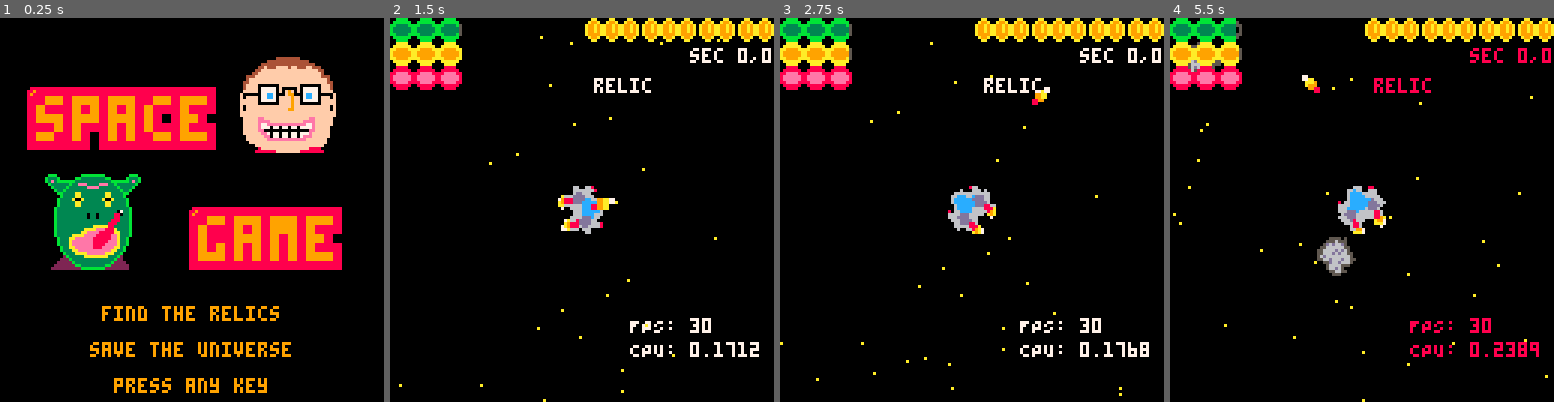
Above: before the commit, frames 1-4 (left to right).
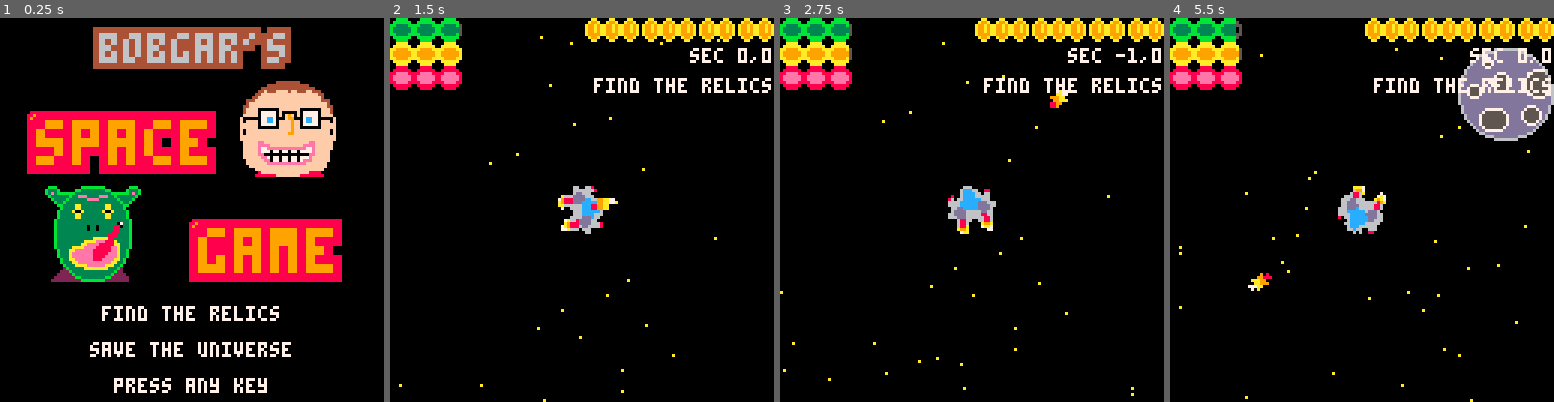
Above: after the commit, the same moments.

Repository: bobgar/pico-jam
Game: PICO-8 cartridge pico-jam.p8
Two runs of this game, one before a commit and one after it. Both use one fixed random seed, a clock stepped at 60 frames per second and the inputs below.
Inputs:
- Up to frame 1 (0.25 s): no input
- Up to frame 2 (1.5 s): tap O (Z key) at 0.33, 0.7, 1.43 s; tap X (X key) at 1.07 s
- Up to frame 3 (2.75 s): hold Left 1.97-2.37 s; tap X (X key) at 2.07, 2.4, 2.73 s; tap O (Z key) at 2.22 s; hold Down from 2.42 s (still down)
- Up to frame 4 (5.5 s): release Down at 2.82 s; hold Right 2.87-3.53 s; tap X (X key) every 0.33 s from 3.07 to 5.4 s; tap O (Z key) at 3.1, 3.98, 4.87 s; hold Up 3.58-4.08 s; hold Right 4.13-4.53 s; hold Down 4.58-5.08 s; hold Left from 5.13 s (still down)

The runs differ from the first frame. In frame 1, 29% of the frame differs, in the area x 7-90%, y 2-98%; in frame 2, 1.4%; in frame 3, 3.1%; in frame 4, 8.7%.

Commit message:
V1.0 -- what I submitted at end of game jam

Diff:
--- a/gameoverscreen.lua
+++ b/gameoverscreen.lua
@@ -2,6 +2,7 @@
     interactcooldown = 30
     _update = gameoverscreenupdate
     _draw = gameoverscreendraw
+    sfx(12)
 end
 
 function gameoverscreendraw()
@@ -12,6 +13,7 @@
     --sspr(1*32,32,32,32,80,13,32,32)
     --sspr(2*32,32,32,32,15,52,32,32)
     --bigprint("you win!",32,96,9,8,2)
+    color(7)
     printcentered("press any key", 120)
 end
 
@@ -19,5 +21,6 @@
     if interactcooldown > 0 then interactcooldown-=1 end
     if ibtn(🅾️) or ibtn(❎) then
         splashscreeninit()
+        sfx(15)
     end
 end
--- a/helpers.lua
+++ b/helpers.lua
@@ -72,3 +72,7 @@
 function printcentered(text, y)
 	print(text, 64 - #text*2, y)
 end
+
+function rndi(limit)
+  return 1+flr(rnd(limit))
+end
--- a/planetscreen.lua
+++ b/planetscreen.lua
@@ -6,7 +6,9 @@
     if cursorloc == maxcursorloc then
       _update = updatespace
       _draw = drawspace
+      sfx(11)
     elseif cursorloc == 0 and curinteractible.rumor != nil then
+      sfx(09)
       lastsaid = "You should check sector " .. relics[curinteractible.rumor].x .. ',' .. relics[curinteractible.rumor].y
     else
       local i=cursorloc
@@ -14,12 +16,14 @@
       --printh(i .. ' type ' .. curinteractible.shop[i].type .. ' cost ' .. curinteractible.shop[i].cost)
       --TODO find a more clever way to do this.
       if curinteractible.shop[i].cost <= money then
-        if curinteractible.shop[i].type == 'food' and food < maxfood then food = min(food+1, maxfood) money -= curinteractible.shop[i].cost end
-        if curinteractible.shop[i].type == 'fuel' and fuel < maxfuel then fuel = min(fuel+1, maxfuel) money -= curinteractible.shop[i].cost end
-        if curinteractible.shop[i].type == 'health' and health < maxhealth then health = min(health+1, maxhealth) money -= curinteractible.shop[i].cost end
-        if curinteractible.shop[i].type == 'foodupgrade' then maxfood+=1 food = min(food+1, maxfood) money -= curinteractible.shop[i].cost end
-        if curinteractible.shop[i].type == 'fuelupgrade' then maxfuel+=1 fuel = min(fuel+1, maxfuel) money -= curinteractible.shop[i].cost end
-        if curinteractible.shop[i].type == 'healthupgrade' then maxhealth+=1 health = min(health+1, maxhealth) money -= curinteractible.shop[i].cost end
+        local bought = false
+        if curinteractible.shop[i].type == 'food' and food < maxfood then food = min(food+1, maxfood) money -= curinteractible.shop[i].cost bought=true end
+        if curinteractible.shop[i].type == 'fuel' and fuel < maxfuel then fuel = min(fuel+1, maxfuel) money -= curinteractible.shop[i].cost bought=true end
+        if curinteractible.shop[i].type == 'health' and health < maxhealth then health = min(health+1, maxhealth) money -= curinteractible.shop[i].cost bought=true end
+        if curinteractible.shop[i].type == 'foodupgrade' then maxfood+=1 food = min(food+1, maxfood) money -= curinteractible.shop[i].cost bought=true end
+        if curinteractible.shop[i].type == 'fuelupgrade' then maxfuel+=1 fuel = min(fuel+1, maxfuel) money -= curinteractible.shop[i].cost bought=true end
+        if curinteractible.shop[i].type == 'healthupgrade' then maxhealth+=1 health = min(health+1, maxhealth) money -= curinteractible.shop[i].cost bought=true end
+        if bought then sfx(08) end
       end
     end
   end
--- a/space.lua
+++ b/space.lua
@@ -19,7 +19,7 @@
   vy=0
   vs=.3
   rs=.0025
-  rd=0.95
+  rd=0.9
   damp=0.95
   r=0
   rv=0
@@ -34,6 +34,9 @@
   sinr = 0
   cosr = 0
   stars = {}
+  smk = {}
+  coins = {}
+  damagedlastframe = false
   curinteractible = nil
   for i=0, 500 do
     stars[i] = {x=rndi(sectorsize),y=rndi(sectorsize)}
@@ -74,10 +77,22 @@
   if interactcooldown > 0 then interactcooldown-=1 end
   if (btn(⬅️)) then rv-=rs end
   if (btn(➡️)) then rv+=rs end
-  if (btn(⬆️) and fuel >= 0) then vy-=cos(r)*vs vx-=sin(r)*vs fuel -= fuelburnrate end
-  if (btn(⬇️) and fuel >= 0) then vy+=cos(r)*vs vx+=sin(r)*vs fuel -= fuelburnrate end
+  if (btn(⬆️) and fuel > 0) then
+    sfx(01)
+    vy-=cos(r)*vs vx-=sin(r)*vs
+    fuel -= fuelburnrate
+    if fuel < 0 then fuel = 0 end
+  end
+  if (btn(⬇️) and fuel > 0) then
+    sfx(01)
+    vy+=cos(r)*vs
+    vx+=sin(r)*vs
+    fuel -= fuelburnrate
+    if fuel < 0 then fuel = 0 end
+  end
   if (ibtn(❎) and curinteractible != nil) then
     if curinteractible.type == "planet" then
+      sfx(10)
       _update=updateplanet
       _draw=drawplanet
       lastsaid="hello"
@@ -87,6 +102,7 @@
     elseif curinteractible.type == "relic" then
       curinteractible.found = true
       local allfound = true
+      sfx(02)
       for r in all(relics) do
         if not r.found then allfound = false end
       end
@@ -142,7 +158,11 @@
   updateasteroids()
 
   if #enemies < 3 and rnd() < .0005 * sqrt(vecmag(location.sectorx, location.sectory)) then spawnenemy() end
+  --if #enemies < 3 and rnd() < .005 then spawnenemy() end
   updateenemies()
+
+  updateexp()
+  updatecoins()
 end
 
 function spawnenemybullet(e)
@@ -154,6 +174,7 @@
 end
 
 function spawnplayerbullet()
+  sfx(00)
     timeSinceFire = 0
     local bvx = -sin(r)*bulletspeed
     local bvy = -cos(r)*bulletspeed
@@ -196,6 +217,30 @@
             e.health -= 1
             if e.health <= 0 then
               add(enemytoremove, e)
+              spawnexp(e.x,e.y,e.sx,e.sy)
+              spawncoins(e.x,e.y,e.sx,e.sy,e.value)
+              sfx(04)
+            else
+              sfx(05)
+            end
+          end
+        end
+      end
+
+      for a in all(asteroids) do
+        --For bullets we assume they're in the same sector
+        --it wouldn't be hard to translate them into the same sector for vec comparison,
+        --but I think this is good enough
+        if a.sx == b.sx and a.sy == b.sy then
+          local mag = vecmag(b.x-a.x, b.y-a.y)
+          if mag < 12 then
+            add(bullettoremove, b)
+            a.health -= 1
+            if a.health <= 0 then
+              del(asteroids, a)
+              spawnexp(a.x,a.y,a.sx,a.sy)
+              spawncoins(a.x,a.y,a.sx,a.sy,a.value)
+              sfx(04)
             end
           end
         end
@@ -208,10 +253,7 @@
       mag = vecmag(64 - x, 64 - y)
       if mag < 8 then
         add(bullettoremove, b)
-        health -= 1
-        if health <= 0 then
-          gameoverscreeninit()
-        end
+        damageplayer(1)
       end
     end
   end
@@ -240,7 +282,7 @@
   local sprite = 140
   add(enemies, {x=x,y=y,r=r,vx=rnd()*2-1, vy=rnd()*2-1, rv=rnd()*.01, r=r,
   sx=location.sectorx, sy=location.sectory, type="enemy", name="bandit",
-  sprite=sprite, health=1,
+  sprite=sprite, health=1, value=rndi(5),
   timesincefire=0, firerate=30, bulletspeed=bulletspeed,
   damp=.9, accel=.15
 })
@@ -253,7 +295,7 @@
   local sprite = 138
   add(enemies, {x=x,y=y,r=r,vx=rnd()*2-1, vy=rnd()*2-1, rv=rnd()*.01, r=r,
   sx=location.sectorx, sy=location.sectory, type="enemy", name="guardian",
-  sprite=sprite, health=3,
+  sprite=sprite, health=3, value=3,
   timesincefire=0, firerate=30, bulletspeed=bulletspeed*1.5,
   damp=.9, accel=.075
 })
@@ -279,6 +321,7 @@
     if m < 64 and e.timesincefire >= e.firerate then
       e.timesincefire = 0
       spawnenemybullet(e)
+      sfx(07)
     end
 
     if m > 48 then
@@ -317,27 +360,20 @@
 end
 
 function spawnasteroid()
-  printh("asteroid spawned")
   local r = rnd()
   local x = location.x+64 + sin(r) * 200
   local y = location.y+64 + cos(r) * 200
   local value = rndi(3)
   local sprite = 64
   if value == 2 then sprite = 66 elseif value == 3 then sprite = 96 end
-  add(asteroids, {x=x,y=y,r=r,vx=rnd()*2-1, vy=rnd()*2-1, rv=rnd()*.01, sx=location.sectorx, sy=location.sectory, type="asteroid", value=value, sprite=sprite})
+  add(asteroids, {x=x,y=y,r=r,vx=rnd()*2-1, vy=rnd()*2-1, rv=rnd()*.01, sx=location.sectorx, sy=location.sectory, type="asteroid", value=value, health=1, sprite=sprite})
 end
 
 function updateasteroids()
-  local toremove = {}
   for a in all(asteroids) do
     a.r += a.rv
     moveincludingsectors(a)
-    if abs(a.sx - location.sectorx) + abs(a.sy - location.sectory) >= 3 then add(toremove, a) end
-  end
-
-  for a in all(toremove) do
-    printh("asteroid removed")
-    del(asteroids, a)
+    if abs(a.sx - location.sectorx) + abs(a.sy - location.sectory) >= 3 then del(asteroids, a)  end
   end
 end
 
@@ -351,22 +387,32 @@
       rspr(sid.x,sid.y,x-8,y-8,a.r,2)
       mag = vecmag(64 - x, 64 - y)
       if mag < 16 and a.value > 0 then
-        curinteractible = a
-        rspr(32,80,x-8,y-8,a.r,2)
-      end
-    end
-
+        --curinteractible = a
+        --rspr(32,80,x-8,y-8,a.r,2)
+        damageplayer(1)
+        spawnexp(a.x,a.y,a.sx,a.sy)
+        del(asteroids, a)
+        sfx(04)
+      end
+    end
   end
 end
 
 
 function drawspace()
-  cls()
+  if damagedlastframe then
+    cls(8)
+    damagedlastframe = false
+  else
+    cls()
+  end
   drawstars()
   drawplanets()
   drawrelic()
   drawenemies()
   drawasteroids()
+  drawcoins()
+  drawexp()
 
   --draw ship
   rspr(8,0,64-8,64-8,r,2)
@@ -400,7 +446,7 @@
       --if debug then pset(x,y,14) end
       mag = vecmag(64 - x, 64 - y)
       --if x >= 40 and x <= 72 and y >= 40 and y<=72 then
-      print(mag, 0,100)
+      --print(mag, 0,100)
       if mag < 24 then
         --printh("You win")
         sspr(loc.x, loc.y,16,16,x-20, y-20, 40,40)
@@ -512,17 +558,20 @@
       planets[i]['shop'][2] = {type="fuel", cost=rndi(3)}
       planets[i]['shop'][3] = {type="health", cost=rndi(3)}
     elseif(planettype == 2) then
-      if rnd() < .25 then planets[i]['rumor'] = rndi(#relics) end
-      planets[i]['shop'] = addshopitems({{prob=0.5, item={type="fuel", cost=rndi(3)}},
+      if rnd() < .35 then planets[i]['rumor'] = rndi(#relics) end
+      planets[i]['shop'] = addshopitems({
+      {prob=1.1, item={type="food",cost=rndi(3)}},
+      {prob=0.5, item={type="fuel",cost=rndi(3)}},
       {prob=0.5, item={type="fuelupgrade", cost=rndi(3)+2}},
       {prob=0.5, item={type="foodupgrade", cost=rndi(3)+2}}})
       --planets[i]['shop'][1] = {type="fuel", cost=1}
     elseif(planettype == 3) then
-      if rnd() < .75 then planets[i]['rumor'] = rndi(#relics) end
-      planets[i]['shop'] = addshopitems(
-        {{prob=0.5, item={type="health", cost=rndi(3)}},
+      if rnd() < .65 then planets[i]['rumor'] = rndi(#relics) end
+      planets[i]['shop'] = addshopitems({
+        {prob=1.1, item={type="health", cost=rndi(3)}},
+        {prob=0.5, item={type="fuel",cost=rndi(3)}},
         {prob=0.5, item={type="fuelupgrade", cost=rndi(3)+2}},
-         {prob=0.5, item={type="healthupgrade", cost=rndi(3)+2}}})
+        {prob=0.5, item={type="healthupgrade", cost=rndi(3)+2}}})
     end
     i+=1
   end
@@ -530,15 +579,87 @@
 
 function addshopitems(itemprobtable)
   local shop={}
-  local k = 0
 
   for sp in all(itemprobtable) do
-    if rnd() < sp.prob then shop[k] = sp.item k+=1 end
+    if rnd() <= sp.prob then add(shop, sp.item) end
   end
 
   return shop
 end
 
-function rndi(limit)
-  return 1+flr(rnd(limit))
-end
+
+function drawexp()
+    for p in all(smk) do
+        local x = p.x - location.x + (p.sx - location.sectorx) * sectorsize
+        local y = p.y - location.y + (p.sy - location.sectory) * sectorsize
+        circfill(x,y,p.rad,p.clr)
+    end
+end
+
+function spawnexp(x, y, sx,sy)
+    for i=1,20 do
+        add(smk,{x=x,y=y,sx=sx, sy=sy,
+            dx=rnd(2)-1,dy=rnd(2)-1,
+            rad=5,act=60,
+            clr=rnd({5,6,7,13})})
+    end
+end
+
+function updateexp()
+    for p in all(smk) do
+        p.x+=p.dx*0.5
+        p.y+=p.dy*0.5
+        p.act-=1
+        if p.act<45 then p.rad=4 end
+        if p.act<30 then p.rad=3 end
+        if p.act<15 then p.rad=2 end
+        if p.act<5 then p.rad=1 end
+        if p.act<0 then
+            del(smk,p)
+        end
+    end
+end
+
+function spawncoins(x,y,sx,sy,value)
+  for i=1,value do
+    local r = rnd()
+    local vx = sin(r)
+    local vy = cos(r)
+    local cx = x + vx * 16
+    local cy = y + vy * 16
+    add(coins,{x=x,y=y,sx=sx, sy=sy,vx=vx,vy=vy})
+  end
+end
+
+function updatecoins()
+  for c in all(coins) do
+    c.x += c.vx
+    c.y += c.vy
+    c.vx *=.96
+    c.vy *=.96
+    if abs(c.sx - location.sectorx) + abs(c.sy - location.sectory) >= 3 then del(coins,c) end
+  end
+end
+
+function drawcoins()
+    for c in all(coins) do
+        local x = c.x - location.x + (c.sx - location.sectorx) * sectorsize
+        local y = c.y - location.y + (c.sy - location.sectory) * sectorsize
+        spr(49,x,y)
+        mag = vecmag(64 - x-4, 64 - y-4)
+        if mag < 16 then
+          money+=1
+          del(coins, c)
+          sfx(06)
+        end
+    end
+end
+
+function damageplayer(d)
+  sfx(03)
+  health -= d
+  damagedlastframe= true
+  if health <= 0 then
+    gameoverscreeninit()
+  end
+end
--- a/splashscreen.lua
+++ b/splashscreen.lua
@@ -10,28 +10,30 @@
         _update = updatespace
         _draw = drawspace
         spaceinit()
+        sfx(15)
     end
 end
 
 function splashscreendraw()
     cls()
-    bigprint("space",10,24,9,8,3)
-    bigprint("game",64,64,9,8,3)
-    sspr(1*32,32,32,32,80,13,32,32)
-    sspr(2*32,32,32,32,15,52,32,32)
-
+    bigprint("bobgar's",64- #"bobgar's" * 4,4,6,4,2)
+    --print("bobgar's", 64- #"bobgar's" * 2, 0)
+    bigprint("space",10,32,9,8,3)
+    bigprint("game",64,68,9,8,3)
+    sspr(1*32,32,32,32,80,21,32,32)
+    sspr(2*32,32,32,32,15,56,32,32)
+    color(7)
     printcentered("find the relics", 96)
     printcentered("save the universe", 108)
     printcentered("press any key", 120)
 end
 
 function _init()
-
     splashscreeninit()
     --winscreeninit()
     --gameoverscreeninit()
 
-    debug=true
+    debug=false
     palt(0,true)
 
     interactcooldown = 0
--- a/ui.lua
+++ b/ui.lua
@@ -1,20 +1,37 @@
 function drawui()
+  color(7)
   drawuibar(0,0,32,48,food,maxfood)
   drawuibar(0,8,33,48,fuel,maxfuel)
   drawuibar(0,16,34,48,health,maxhealth)
   drawsizeconstrainedcountuibar( max(128-money*8,64)  ,0,49,money, 64)
   secstring = "sec " .. location.sectorx .. ',' .. location.sectory
   print(secstring ,128 - #secstring * 4,10)
-  print("relic", 128 - #"relic"*4 - 40, 20)
-  drawrelicui()
+
+  if not relicactivated then
+    drawrelicui()
+  end
 end
 
 function drawrelicui()
-    local i = 0
-    for r in all(relics) do
-        if r.found then spr(r.sprite, 120 - i*10, 20) end
+  relicsfound = 0
+  for r in all(relics) do
+    if r.found then relicsfound+=1 end
+  end
+
+  if relicsfound == 0 then
+    local s = "find the relics"
+    print(s, 128 - #s*4, 20)
+    return
+  end
+
+  print("relic", 128 - #"relic"*4 - 10 * relicsfound, 20)
+  local i = 0
+  for r in all(relics) do
+      if r.found then
+        spr(r.sprite, 120 - i*10, 20)
         i+=1
-    end
+      end
+  end
 end
 
 function drawdebugui()
--- a/winscreen.lua
+++ b/winscreen.lua
@@ -2,6 +2,9 @@
     interactcooldown = 30
     _update = winscreenupdate
     _draw = winscreendraw
+    particles = {}
+    firecounter = 30
+    sfx(13)
 end
 
 function winscreendraw()
@@ -11,12 +14,110 @@
     sspr(1*32,32,32,32,80,13,32,32)
     sspr(2*32,32,32,32,15,52,32,32)
     bigprint("you win!",32,96,9,8,2)
+    color(7)
     printcentered("press any key", 120)
+
+    drawparticles()
 end
 
 function winscreenupdate()
     if interactcooldown > 0 then interactcooldown-=1 end
     if ibtn(🅾️) or ibtn(❎) then
         splashscreeninit()
+        sfx(15)
     end
+
+    firecounter-=1
+    if firecounter ==10 then
+        boom(rnd(128),rnd(64))
+    end
+    if firecounter == 5 then
+        boom(rnd(128),rnd(64))
+    end
+    if firecounter == 0 then
+        boom(rnd(128),rnd(64))
+        firecounter = 60
+    end
+
+    updateparticles()
 end
+
+function boom(_x,_y)
+ sfx(14)
+ -- crate 100 particles at a location
+ for i=0,100 do
+  spawn_particle(_x,_y)
+ end
+end
+
+function spawn_particle(_x,_y)
+ -- create a new particle
+ local new={}
+
+ -- generate a random angle
+ -- and speed
+ local angle = rnd()
+ local speed = 1+rnd(2)
+
+ new.x=_x --set start position
+ new.y=_y --set start position
+ -- set velocity based on
+ -- speed and angle
+ new.dx=sin(angle)*speed
+ new.dy=cos(angle)*speed
+
+ --add a random starting age
+ --to add more variety
+ new.age=flr(rnd(25))
+
+ --add the particle to the list
+ add(particles,new)
+end
+
+function updateparticles()
+ --iterate trough all particles
+ for p in all(particles) do
+  --delete old particles
+  --or if particle left
+  --the screen
+  if p.age > 80
+   or p.y > 128
+   or p.y < 0
+   or p.x > 128
+   or p.x < 0
+   then
+   del(particles,p)
+  else
+
+   --move particle
+   p.x+=p.dx
+   p.y+=p.dy
+
+   --age particle
+   p.age+=1
+
+   --add gravity
+   p.dy+=0.15
+  end
+ end
+end
+
+function drawparticles()
+--iterate trough all particles
+ local col
+ for p in all(particles) do
+  --change color depending on age
+  if p.age > 60 then col=8
+  elseif p.age > 40 then col=9
+  elseif p.age > 20 then col=10
+  else col=7 end
+
+  --actually draw particle
+  line(p.x,p.y,p.x+p.dx,p.y+p.dy,col)
+
+  --you can also draw simpler
+  --particles like this
+  --pset(p.x,p.y,col)
+
+ end
+end
Not shown, changed: 56 lines of the sprite sheet (__gfx__) section of pico-jam.p8
Not shown, changed: the music (__music__) section of pico-jam.p8
Not shown, changed: the sound effects (__sfx__) section of pico-jam.p8
Not shown, added: spacegame.p8.png
